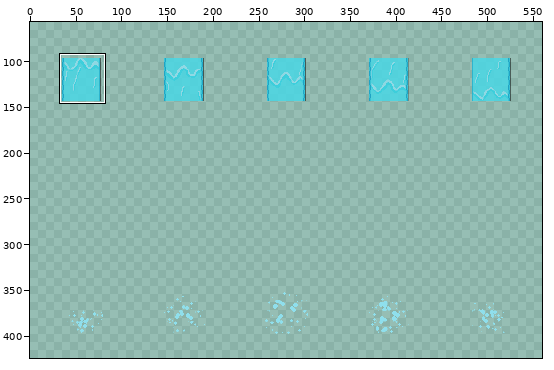
A sprite sheet gets an edit: assets/textures/waterfall.png. Above, an overview of the earlier version with the close-up marked.
Close-up. Before the commit:
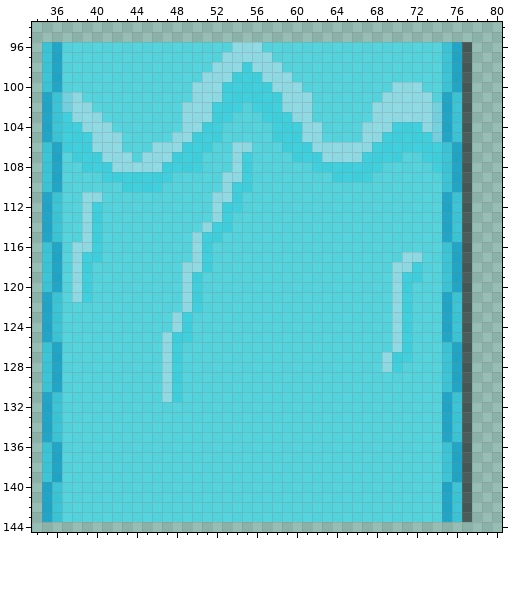
The file is 240x96 pixels. Colours within 5 levels of each other are drawn and written as one. Shown: x 34..80, y 94..144. The old version is drawn lined up with the new one. The wide view leaves out empty margins. The commit also changed other parts of the picture, which this record leaves out.
Now the later version:
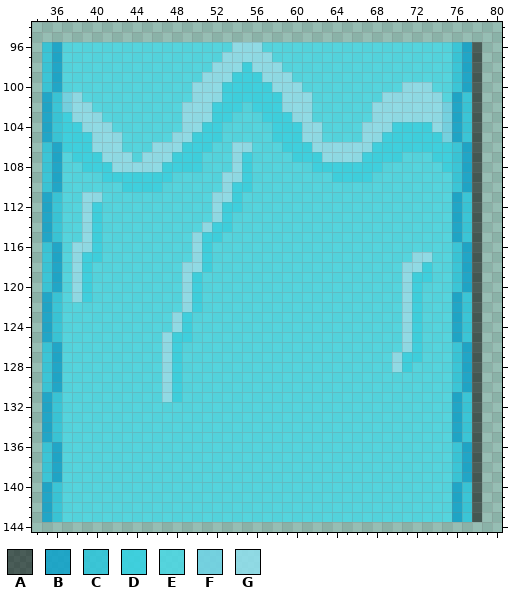
Palette (. is transparent): A #00000082  B #0fa2cadd  C #2dc6dbdd  D #32d2e3dd  E #4bd7e3dd  F #6fd4e6dd  G #8fdeebdd
Diff:
canvas 240x96 -> 560x480; drawings rearranged on the sheet (the old picture shows each at its new place)
@@ x 67..80 @@
  95 ..............
- 96 EEEEEEEECBA...
- 97 EEEEEEEECBA...
- 98 EEEEEEEECBA...
- 99 EEEEEEEECBA...
-100 EEEGGGEECBA...
-101 EEGGGGGEBCA...
-102 EGGGGGGFBCA...
-103 EGGGGGGFBCA...
-104 GGGDDDGFBCA...
-105 GGDDDDDFBCA...
-106 GDDDDDDDCBA...
-107 DDDDEEDDCBA...
-108 DDEEEEEDCBA...
-109 DEEEEEEECBA...
-110 EEEEEEEECBA...
-111 EEEEEEEEBCA...
-112 EEEEEEEEBCA...
-113 EEEEEEEEBCA...
-114 EEEEEEEEBCA...
-115 EEEEEEEEBCA...
-116 EEEEEEEECBA...
-117 EEEEGGEECBA...
-118 EEEGGDEECBA...
-119 EEEGDDEECBA...
-120 EEEGDEEECBA...
-121 EEEGDEEEBCA...
-122 EEEGDEEEBCA...
-123 EEEGDEEEBCA...
-124 EEEGDEEEBCA...
-125 EEEGDEEEBCA...
-126 EEEGDEEECBA...
-127 EEGDDEEECBA...
-128 EEGDEEEECBA...
-129 EEEEEEEECBA...
-130 EEEEEEEECBA...
-131 EEEEEEEEBCA...
-132 EEEEEEEEBCA...
-133 EEEEEEEEBCA...
-134 EEEEEEEEBCA...
-135 EEEEEEEEBCA...
-136 EEEEEEEECBA...
-137 EEEEEEEECBA...
-138 EEEEEEEECBA...
-139 EEEEEEEECBA...
-140 EEEEEEEEBCA...
-141 EEEEEEEEBCA...
-142 EEEEEEEEBCA...
-143 EEEEEEEEBCA...
+ 96 EEEEEEEEECBA..
+ 97 EEEEEEEEECBA..
+ 98 EEEEEEEEECBA..
+ 99 EEEEEEEEECBA..
+100 EEEEGGGEECBA..
+101 EEGGGGGGEBCA..
+102 EGGGGGGGFBCA..
+103 EGGGGGGGFBCA..
+104 GGGDDDDGFBCA..
+105 GGDDDDDDFBCA..
+106 GDDDDDDDDCBA..
+107 DDDDEEEDDCBA..
+108 DDEEEEEEDCBA..
+109 DEEEEEEEECBA..
+110 EEEEEEEEECBA..
+111 EEEEEEEEEBCA..
+112 EEEEEEEEEBCA..
+113 EEEEEEEEEBCA..
+114 EEEEEEEEEBCA..
+115 EEEEEEEEEBCA..
+116 EEEEEEEEECBA..
+117 EEEEEGGEECBA..
+118 EEEEGGDEECBA..
+119 EEEEGDDEECBA..
+120 EEEEGDEEECBA..
+121 EEEEGDEEEBCA..
+122 EEEEGDEEEBCA..
+123 EEEEGDEEEBCA..
+124 EEEEGDEEEBCA..
+125 EEEEGDEEEBCA..
+126 EEEEGDEEECBA..
+127 EEEGDDEEECBA..
+128 EEEGDEEEECBA..
+129 EEEEEEEEECBA..
+130 EEEEEEEEECBA..
+131 EEEEEEEEEBCA..
+132 EEEEEEEEEBCA..
+133 EEEEEEEEEBCA..
+134 EEEEEEEEEBCA..
+135 EEEEEEEEEBCA..
+136 EEEEEEEEECBA..
+137 EEEEEEEEECBA..
+138 EEEEEEEEECBA..
+139 EEEEEEEEECBA..
+140 EEEEEEEEEBCA..
+141 EEEEEEEEEBCA..
+142 EEEEEEEEEBCA..
+143 EEEEEEEEEBCA..
 144 ..............
